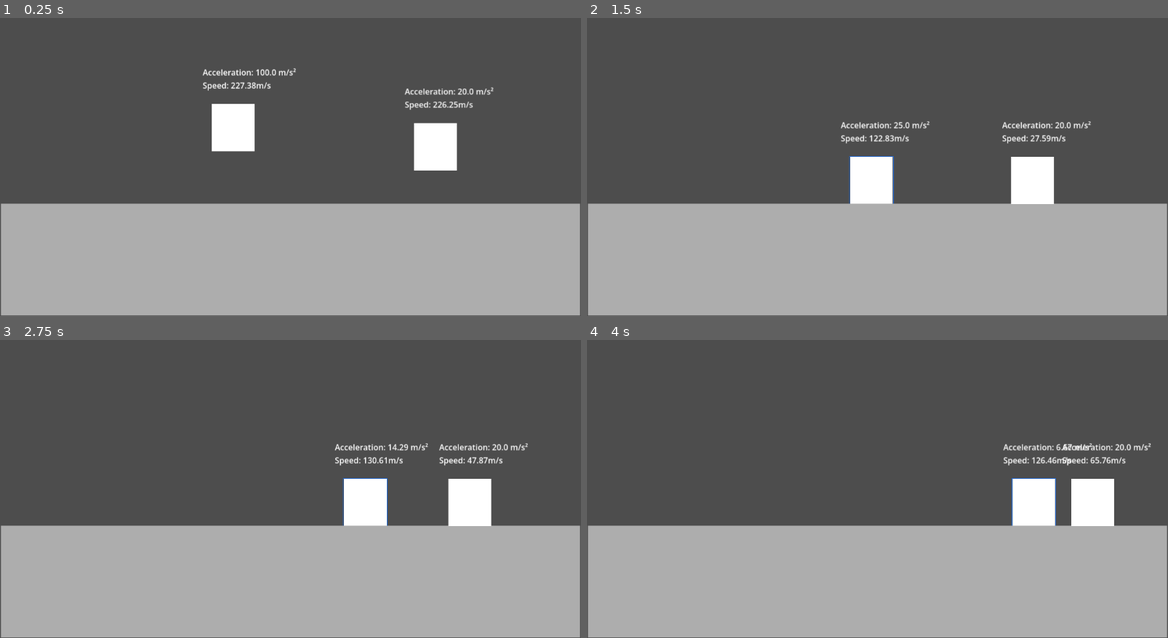
Above: before the commit, frames 1-4 (two rows, left to right).
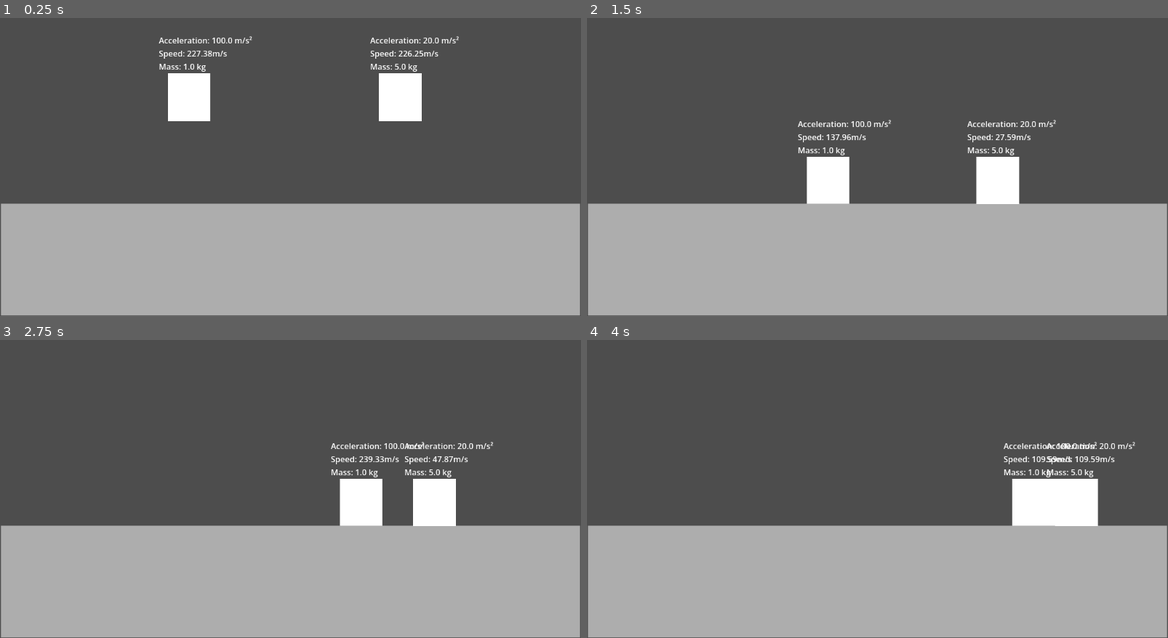
Above: after the commit, the same moments.

Repository: dinopepperwood/Science-Project
Game: Godot game, scene res://Test.tscn
Same seed, same stepped clock (60 frames per second), same inputs: the game is played once before the commit and once after it. The project has no main scene, so this scene is started directly.
Inputs (mouse positions are in pixels of both pictures, inside the frame that each line leads up to):
- Up to frame 1 (0.25 s): no input
- Up to frame 2 (1.5 s): click (825, 175) at 0.52 s; click (854, 181) at 1.27 s
- Up to frame 3 (2.75 s): click (319, 503) at 2.02 s
- Up to frame 4 (4 s): tap Q (Mass_Decrease, bound only after the commit) at 2.85, 3.8 s; tap E (Mass_Increase, bound only after the commit) at 3.05, 3.6 s

The runs differ from the first frame. In frame 1, 6.1% of the frame differs, in the area x 27-85%, y 6-52%; in frame 2, 5.5%; in frame 3, 3.3%; in frame 4, 1.8%.

Commit message:
Added Mass Label and changed keys to change mass from mouse wheel to Q and E

Diff:
--- a/Test.tscn
+++ b/Test.tscn
@@ -10,6 +10,7 @@
 script = ExtResource("1_njov2")
 
 [node name="Box" parent="." unique_id=2140527571 instance=ExtResource("1_myinc")]
+position = Vector2(372, 185)
 mass = 1.0
 
 [node name="StaticBody2D" type="StaticBody2D" parent="." unique_id=3854229]
@@ -26,4 +27,4 @@
 shape = SubResource("RectangleShape2D_njov2")
 
 [node name="Box2" parent="." unique_id=353070787 instance=ExtResource("1_myinc")]
-position = Vector2(403, 38)
+position = Vector2(793, 185)
--- a/box.gd
+++ b/box.gd
@@ -6,7 +6,7 @@
 	pass
 
 func _physics_process(delta: float) -> void:
-	label.text = "Acceleration: "+str(snapped(force/self.mass,0.01))+" m/s²\nSpeed: "+str(snapped(linear_velocity.length(),0.01)) +"m/s"
+	label.text = "Acceleration: "+str(snapped(force/self.mass,0.01))+" m/s²\nSpeed: "+str(snapped(linear_velocity.length(),0.01)) +"m/s\nMass: "+str(self.mass)+" kg"
 	apply_central_force(Vector2(force,0))
 	if(Global.current == self):
 		outline.visible=true
--- a/box.tscn
+++ b/box.tscn
@@ -23,34 +23,38 @@
 script = ExtResource("1_g2tbl")
 
 [node name="Sprite2D" type="Sprite2D" parent="." unique_id=1326855785]
-position = Vector2(459.625, 245.75002)
+texture_filter = 1
 scale = Vector2(2.6484382, 2.9531238)
 texture = SubResource("GradientTexture2D_myinc")
 
 [node name="CollisionShape2D" type="CollisionShape2D" parent="." unique_id=1113838371]
-position = Vector2(459.5, 245.75)
+texture_filter = 1
 shape = SubResource("RectangleShape2D_oyhfb")
 
 [node name="Label" type="Label" parent="." unique_id=1719018405]
-offset_left = 399.0
-offset_top = 124.0
-offset_right = 634.0
-offset_bottom = 177.0
+texture_filter = 1
+offset_left = -60.0
+offset_top = -124.0
+offset_right = 175.0
+offset_bottom = -49.0
 text = "Acceleration: 0 m/s²
-Velocity: 0 m/s"
+Velocity: 0 m/s
+Mass: 5 kg"
 
 [node name="Click" type="TextureButton" parent="." unique_id=992380832]
-offset_left = 416.0
-offset_top = 199.0
-offset_right = 502.0
-offset_bottom = 293.0
+texture_filter = 1
+offset_left = -43.0
+offset_top = -47.0
+offset_right = 43.0
+offset_bottom = 47.0
 
 [node name="Outline" type="ReferenceRect" parent="." unique_id=904778675]
 visible = false
-offset_left = 416.0
-offset_top = 198.0
-offset_right = 503.0
-offset_bottom = 294.0
+texture_filter = 1
+offset_left = -43.0
+offset_top = -48.0
+offset_right = 43.0
+offset_bottom = 48.0
 border_color = Color(0.09188115, 0.4544065, 0.999993, 1)
 editor_only = false
 
--- a/circle.tscn
+++ b/circle.tscn
@@ -19,10 +19,8 @@
 
 [node name="Sprite2D" type="Sprite2D" parent="." unique_id=1541546746]
 texture_filter = 1
-position = Vector2(721, -149)
 scale = Vector2(4.000001, 4.0625005)
 texture = SubResource("GradientTexture2D_njov2")
 
 [node name="CollisionShape2D" type="CollisionShape2D" parent="." unique_id=1644738571]
-position = Vector2(721, -150)
 shape = SubResource("CircleShape2D_myinc")
--- a/project.godot
+++ b/project.godot
@@ -18,6 +18,19 @@
 
 Global="*uid://10nfdaha2hg6"
 
+[input]
+
+Mass_Increase={
+"deadzone": 0.2,
+"events": [Object(InputEventKey,"resource_local_to_scene":false,"resource_name":"","device":-1,"window_id":0,"alt_pressed":false,"shift_pressed":false,"ctrl_pressed":false,"meta_pressed":false,"pressed":false,"keycode":0,"physical_keycode":69,"key_label":0,"unicode":101,"location":0,"echo":false,"script":null)
+]
+}
+Mass_Decrease={
+"deadzone": 0.2,
+"events": [Object(InputEventKey,"resource_local_to_scene":false,"resource_name":"","device":-1,"window_id":0,"alt_pressed":false,"shift_pressed":false,"ctrl_pressed":false,"meta_pressed":false,"pressed":false,"keycode":0,"physical_keycode":81,"key_label":0,"unicode":113,"location":0,"echo":false,"script":null)
+]
+}
+
 [physics]
 
 3d/physics_engine="Jolt Physics"
--- a/test.gd
+++ b/test.gd
@@ -5,10 +5,10 @@
 
 func _input(event: InputEvent) -> void:
 	if Global.current != null:
-		if(MOUSE_BUTTON_WHEEL_UP):
-			Global.current.mass += 1
-		elif(MOUSE_BUTTON_WHEEL_DOWN):
-			Global.current.mass -=1
+		if Input.is_action_just_pressed("Mass_Increase"):
+			Global.current.mass+=1
+		elif Input.is_action_just_pressed("Mass_Decrease"):
+			Global.current.mass-=1
 
 func _physics_process(delta: float) -> void:
 	pass
